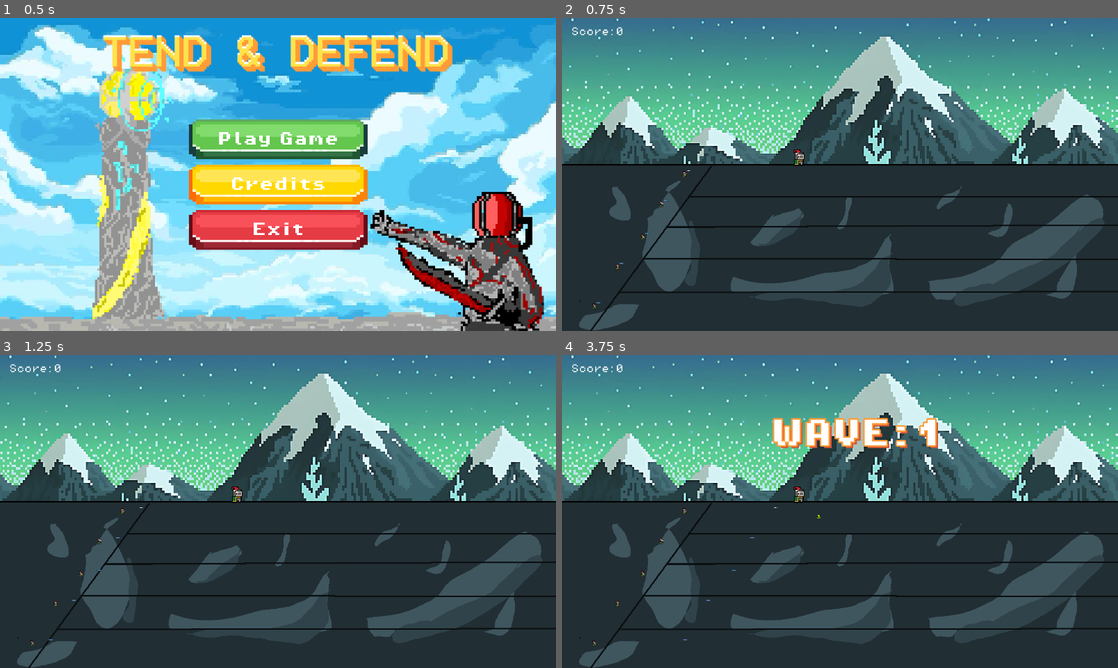
Above: before the commit, frames 1-4 (two rows, left to right).
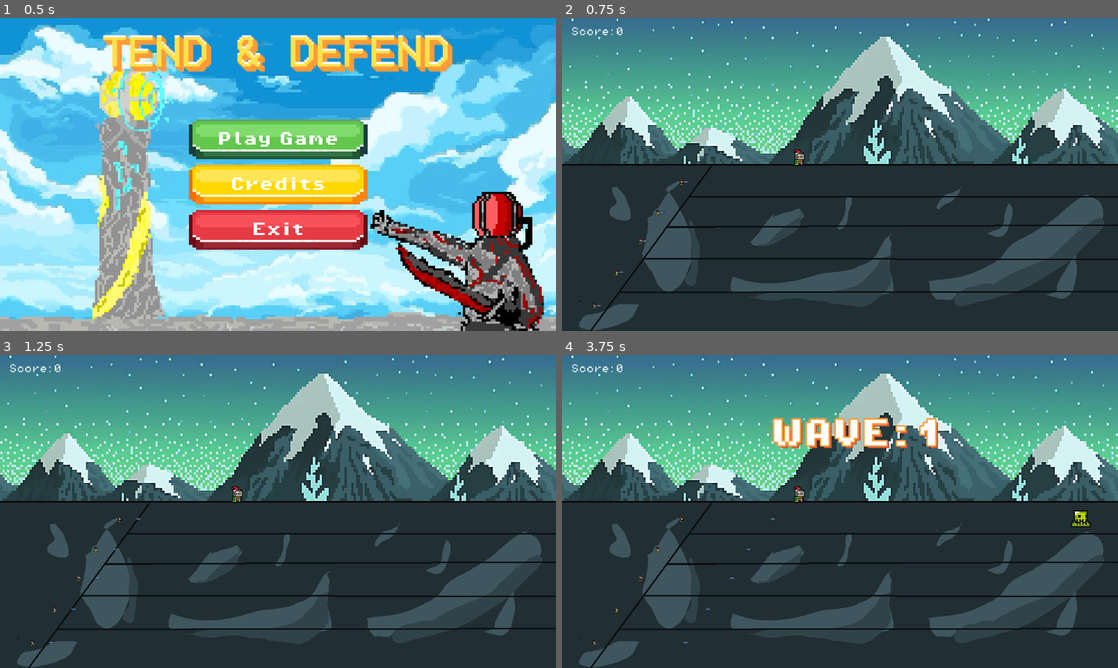
Above: after the commit, the same moments.

Repository: varun22/ECS179-FinalProject
Game: Godot game, scene res://scenes/menu.tscn
The game is run twice, just before and just after one commit, with the same random seed, the same clock (stepped at 60 frames per second) and the same inputs. The engine's default icon, where the game draws it, is replaced by a stand-in: a white triangle on a blue panel in a dark square.
Inputs:
- Up to frame 1 (0.5 s): no input
- Up to frame 2 (0.75 s): click "Play Game" at 0.5 s
- Up to frame 3 (1.25 s): no input
- Up to frame 4 (3.75 s): tap Enter (ui_accept) at 1.25, 1.52, 2, 2.27, 2.75, 3.5 s; hold Right (ui_right) 1.28-2.78 s; hold Left (ui_left) 2.78-3.53 s; hold Right (ui_right) from 3.53 s (still down)

Frame 1 is identical in both runs. In frame 2, 0.1% of the frame differs, in the area x 6-24%, y 48-92%; in frame 3, 0.1%; in frame 4, 0.3%, in the area x 9-96%, y 48-92%.

Commit message:
Added signals for enemy damaged and allowed projectile to damage enemies

Diff:
--- a/tend&defend/scenes/enemy.tscn
+++ b/tend&defend/scenes/enemy.tscn
@@ -43,6 +43,9 @@
 size = Vector2(14, 12)
 
 [node name="Enemy" type="CharacterBody2D"]
+scale = Vector2(5, 5)
+collision_layer = 2
+collision_mask = 2
 script = ExtResource("1_dytbo")
 
 [node name="AnimatedSprite2D" type="AnimatedSprite2D" parent="."]
--- a/tend&defend/scenes/projectile.tscn
+++ b/tend&defend/scenes/projectile.tscn
@@ -7,6 +7,8 @@
 size = Vector2(18, 4)
 
 [node name="Projectile" type="CharacterBody2D"]
+collision_layer = 2
+collision_mask = 2
 script = ExtResource("1_oggrw")
 
 [node name="CollisionShape2D" type="CollisionShape2D" parent="."]
--- a/tend&defend/scenes/stage1.tscn
+++ b/tend&defend/scenes/stage1.tscn
@@ -48,35 +48,35 @@
 enemy = ExtResource("5_mcqh0")
 
 [node name="EnemySpawn1" type="Node2D" parent="EnemySpawns"]
-position = Vector2(920, 552)
+position = Vector2(1825, 536)
 
 [node name="EnemySpawn2" type="Node2D" parent="EnemySpawns"]
-position = Vector2(856, 672)
+position = Vector2(1812, 648)
 
 [node name="EnemySpawn3" type="Node2D" parent="EnemySpawns"]
-position = Vector2(792, 776)
+position = Vector2(1807, 756)
 
 [node name="EnemySpawn4" type="Node2D" parent="EnemySpawns"]
-position = Vector2(744, 888)
+position = Vector2(1802, 867)
 
 [node name="EnemySpawn5" type="Node2D" parent="EnemySpawns"]
-position = Vector2(704, 1024)
+position = Vector2(1807, 972)
 
 [node name="Turrets" type="Node" parent="."]
 script = ExtResource("8_5kvr3")
 turret = ExtResource("4_orpjk")
 
 [node name="Turret1" parent="Turrets" instance=ExtResource("4_orpjk")]
-position = Vector2(424, 536)
+position = Vector2(413, 566)
 
 [node name="Turret2" parent="Turrets" instance=ExtResource("4_orpjk")]
-position = Vector2(344, 640)
+position = Vector2(330, 670)
 
 [node name="Turret3" parent="Turrets" instance=ExtResource("4_orpjk")]
-position = Vector2(280, 752)
+position = Vector2(272, 770)
 
 [node name="Turret4" parent="Turrets" instance=ExtResource("4_orpjk")]
-position = Vector2(192, 856)
+position = Vector2(189, 877)
 
 [node name="Turret5" parent="Turrets" instance=ExtResource("4_orpjk")]
 position = Vector2(112, 992)
--- a/tend&defend/scripts/enemy.gd
+++ b/tend&defend/scripts/enemy.gd
@@ -10,8 +10,7 @@
 
 # Called when the node enters the scene tree for the first time.
 func _ready() -> void:
-	pass # Replace with function body.
-
+	signals.enemy_damaged.connect(_on_enemy_damaged)
 
 # Called every frame. 'delta' is the elapsed time since the previous frame.
 func _process(delta: float) -> void:
@@ -28,3 +27,10 @@
 	print("Enemy has died")
 	#Increment UI
 	died.emit(100)
+
+func _on_enemy_damaged(damage: float) -> void:
+	health -= damage
+	print(health)
+	if health <= 0:
+		died.emit(0)
+		queue_free()
--- a/tend&defend/scripts/projectile.gd
+++ b/tend&defend/scripts/projectile.gd
@@ -8,4 +8,6 @@
 func _physics_process(delta: float) -> void:
 	var collision = move_and_collide(Vector2(100, 0) * delta)
 	if collision:
-		pass
+		#print("enemy hit")
+		signals.enemy_damaged.emit(damage)
+		queue_free()
--- a/tend&defend/scripts/signals.gd
+++ b/tend&defend/scripts/signals.gd
@@ -1,2 +1,4 @@
 class_name Signals
 extends Node
+
+signal enemy_damaged(value: float)
--- a/tend&defend/scripts/turret_type.gd
+++ b/tend&defend/scripts/turret_type.gd
@@ -8,3 +8,9 @@
 	FREQUENCY,
 	RANGE,
 }
+
+# Array to keep track of type of each turret and stats of each turret
+var type_array = [Type.BASIC, Type.BASIC, Type.BASIC, Type.BASIC, Type.BASIC]
+var reach_array = [50.0, 50.0, 50.0, 50.0, 50.0]
+var damage_array = [10.0, 10.0, 10.0, 10.0, 10.0]
+var frequency_array = [4.0, 4.0, 4.0, 4.0, 4.0]
